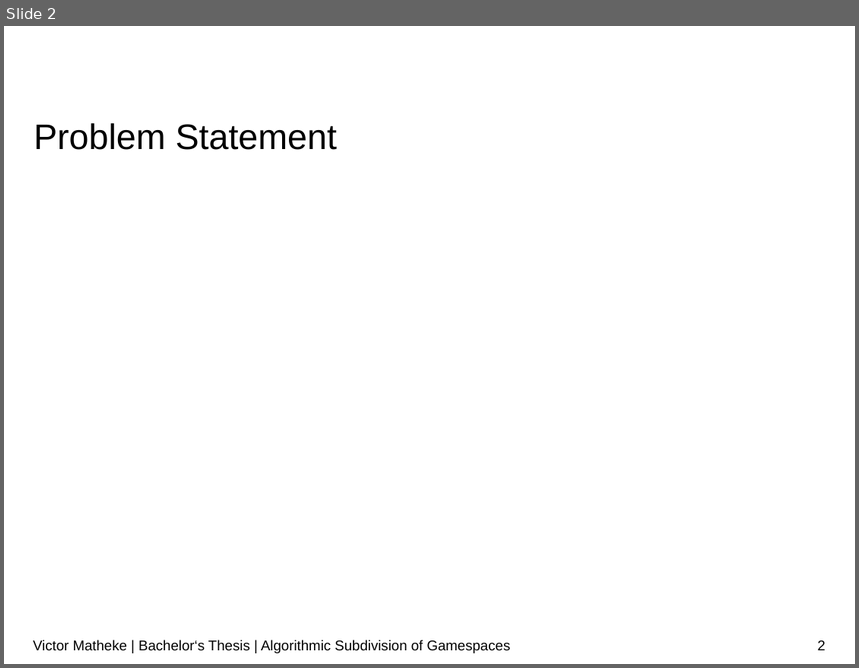
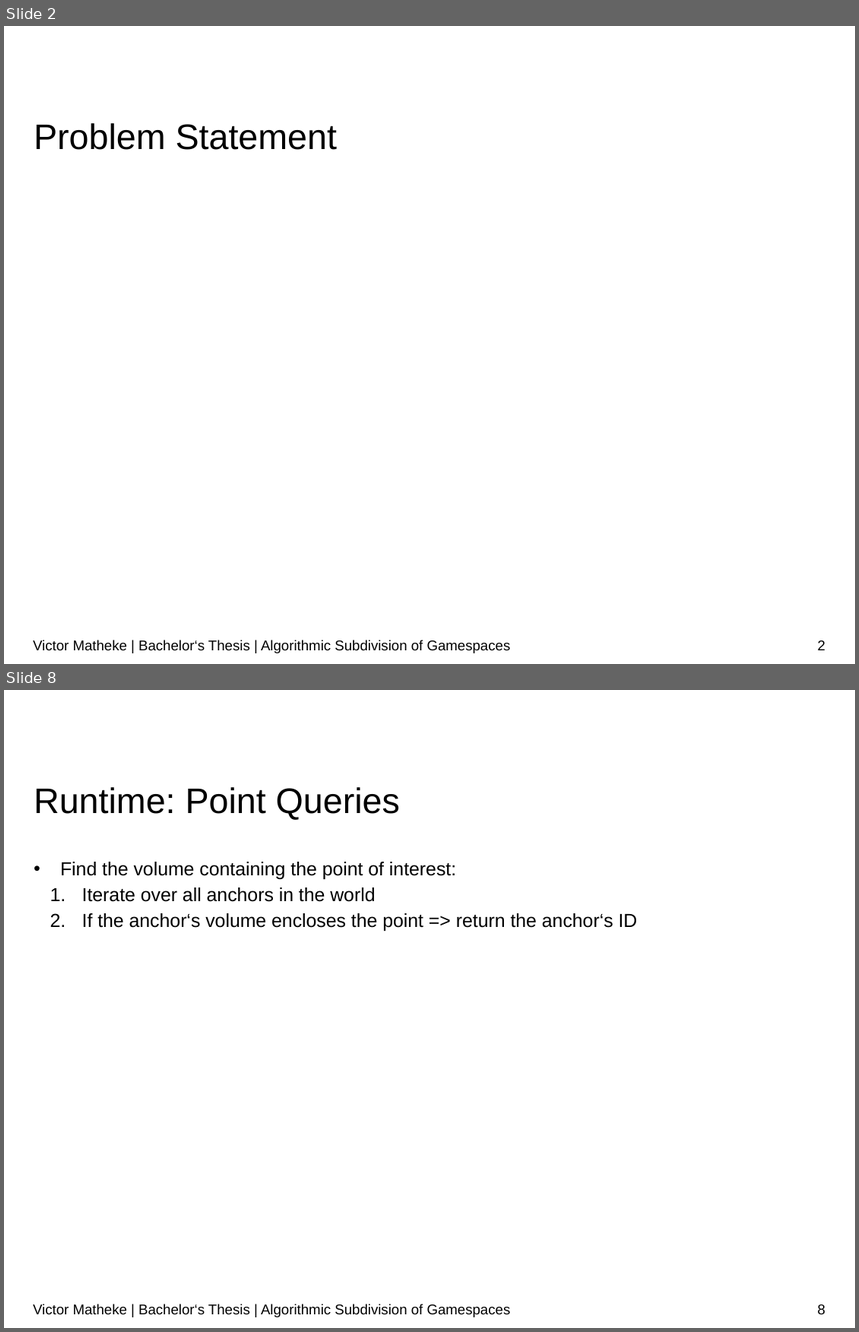
Before and after one commit to surrealtm/Thesis, a slide deck: Presentation/Presentation.pptx. Shown one above the other, each under a label of ours: slide 2 before the commit, slides 2 and 8 after it; the slides between them are not shown. The pictures are 859x668 and 859x1332 pixels, drawn with LibreOffice and Linux fonts; fonts in the diff are those of the drawing; grey boxes stand for pictures; background and template pictures are left out. Boxes give left, top, right and bottom in pixels: in the first picture for what was removed or moved away, otherwise in the second. Text is boxed around its words. In the diff, an @@ line names an element or a change of style, - is before the commit and + after.

```diff
--- a/Presentation/Presentation.pptx
+++ b/Presentation/Presentation.pptx
@@ slide 8 added at (x1=4, y1=690, x2=855, y2=1328), background #FFFFFF @@
@@ title added at (x1=34, y1=787, x2=400, y2=820), 30 pt, text #000000 @@
+Runtime: Point Queries
@@ text added at (x1=60, y1=862, x2=638, y2=931), 16 pt, text #000000 @@
+• Find the volume containing the point of interest:
+  1. Iterate over all anchors in the world
+  2. If the anchor‘s volume encloses the point => return the anchor‘s ID
@@ text added at (x1=33, y1=1304, x2=511, y2=1318), 12 pt, text #000000 @@
+Victor Matheke | Bachelor‘s Thesis | Algorithmic Subdivision of Gamespaces
@@ page number added at (x1=818, y1=1305, x2=826, y2=1315), 12 pt, text #000000 @@
+8
```
Also in this commit, not shown: 9 other slides added.
